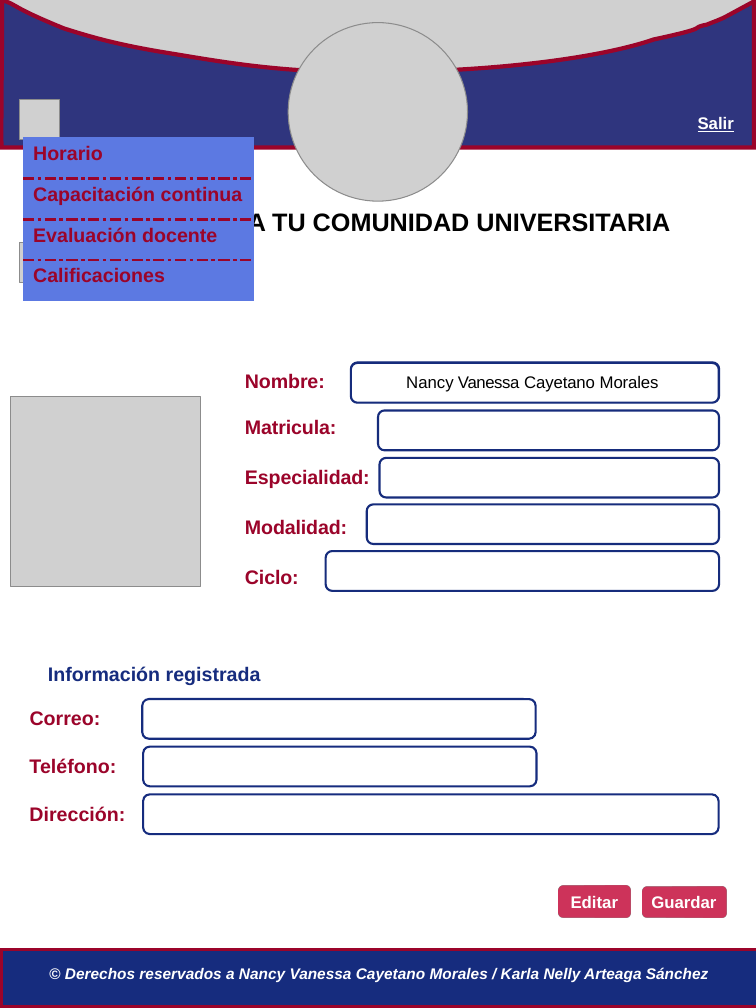
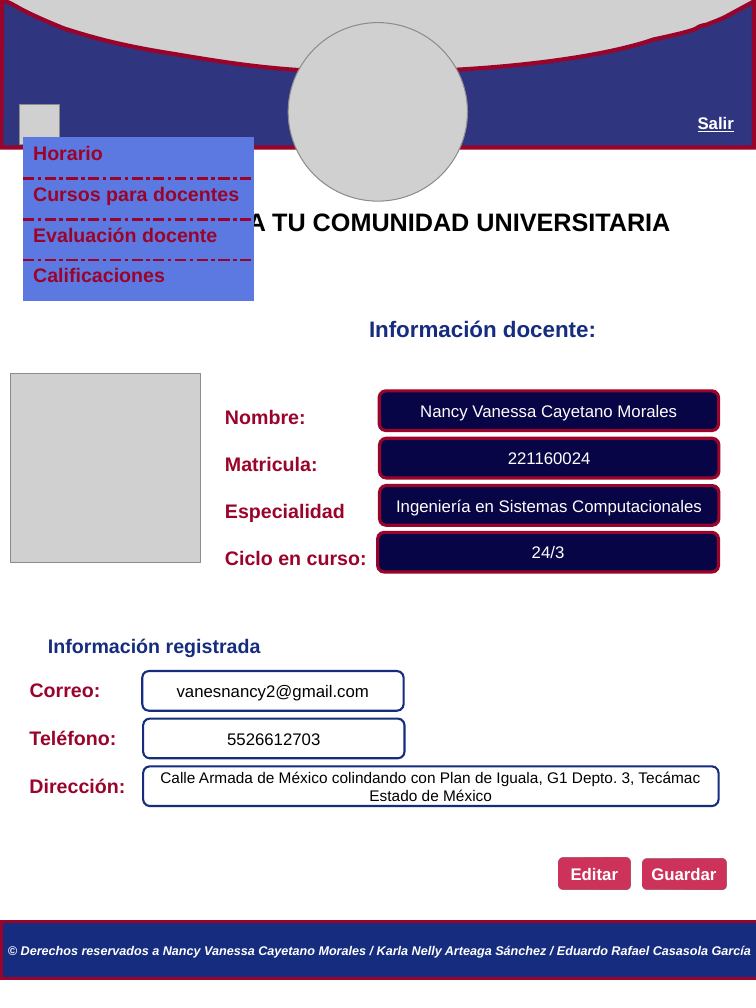
Before and after one commit to IngMiranda/TecnologiasWeb_9, a slide deck: slide 2 of Propuesta-páginas-docente.pptx. Drawn at 756x1008 pixels with LibreOffice and Linux fonts; fonts in the diff are those of the drawing; grey boxes stand for pictures. Boxes give left, top, right and bottom in pixels: in the first picture for what was removed or moved away, otherwise in the second. Text is boxed around its words. In the diff, an @@ line names an element or a change of style, - is before the commit and + after.

```diff
--- a/Propuesta-páginas-docente.pptx
+++ b/Propuesta-páginas-docente.pptx
@@ picture: place and size @@
-picture at (19,100,58,139)
+picture at (19,105,58,144)
@@ table at (23,137,254,300) @@
-row 2, column 1: Capacitación continua
+row 2, column 1: Cursos para docentes
@@ picture removed at (19,243,58,282) @@
@@ text added at (369,320,596,338), 16 pt, text #162C7E, bold @@
+Información docente:
@@ picture: place and size @@
-picture at (11,397,201,587)
+picture at (11,373,201,562)
@@ text "Nombre:": place and size @@
-text "Nombre:" at (245,419,370,585)
+text "Nombre:" at (225,409,367,566)
@@ text removed at (245,373,325,389) @@
-Nombre:
@@ freeform shape removed at (351,363,719,403) @@
@@ freeform shape removed at (351,363,719,403) @@
@@ freeform shape removed at (351,363,719,403) @@
@@ text at (225,409,306,425): paragraph added @@
+Nombre:
@@ freeform shape removed at (378,410,719,451) @@
@@ rounded rectangle "Nancy Vanessa Cayetano Morales": place and size @@
-rounded rectangle "Nancy Vanessa Cayetano Morales" at (406,376,659,392)
+rounded rectangle "Nancy Vanessa Cayetano Morales" at (379,391,719,430)
@@ rounded rectangle "Nancy Vanessa Cayetano Morales" at (379,391,719,430): text colour #000000 to #FFFFFF; letter spacing -0.3 to 0 pt in "Vanessa"; letter spacing -0.1 to 0 pt in "Cayetano Morales"; alignment left to centre; indent changed; less space between paragraphs; vertical alignment top to middle; fill none to #070546; outline none to #9B042A 2.25 pt @@
@@ rounded rectangle added at (380,438,720,478), fill #070546, outline #9B042A 2.25 pt, 12 pt, text #FFFFFF @@
+221160024
@@ text at (225,456,318,472): letter spacing -0.1 to 0 pt in "Matricula:"; indent changed; line spacing 1 to 2; less space between paragraphs @@
@@ freeform shape removed at (367,458,720,543) @@
@@ text at (225,503,367,566): text changed @@
-Especialidad: Modalidad: Ciclo:
+Especialidad
+Ciclo en curso:
@@ rounded rectangle added at (380,486,720,525), fill #070546, outline #9B042A 2.25 pt, 12 pt, text #FFFFFF @@
+Ingeniería en Sistemas Computacionales
@@ rounded rectangle added at (378,532,719,572), fill #070546, outline #9B042A 2.25 pt, 12 pt, text #FFFFFF @@
+24/3
@@ freeform shape removed at (326,551,719,592) @@
@@ rounded rectangle added at (142,671,403,711), fill #FFFFFF, outline #162C7E 1.5 pt, 12 pt, text #000000 @@
+vanesnancy2@gmail.com
@@ rounded rectangle removed at (142,700,535,739) @@
@@ rounded rectangle added at (143,719,404,758), fill #FFFFFF, outline #162C7E 1.5 pt, 12 pt, text #000000 @@
+5526612703
@@ rounded rectangle removed at (143,747,536,786) @@
@@ rounded rectangle added at (143,766,719,805), fill #FFFFFF, outline #162C7E 1.5 pt, 11 pt, text #000000 @@
+Calle Armada de México colindando con Plan de Iguala, G1 Depto. 3, Tecámac Estado de México
@@ rounded rectangle removed at (143,794,719,834) @@
@@ rounded rectangle "Guardar": place and size @@
-rounded rectangle "Guardar" at (639,886,729,917)
+rounded rectangle "Guardar" at (639,859,729,890)
@@ 4 texts, 1 rounded rectangle, 1 rectangle: place and size @@
-4 texts, 1 rounded rectangle, 1 rectangle at (1,666,756,1007)
+4 texts, 1 rounded rectangle, 1 rectangle at (1,638,756,979)
@@ text at (21,945,751,958): text changed; size 11 to 9 pt @@
-© Derechos reservados a Nancy Vanessa Cayetano Morales / Karla Nelly Arteaga Sánchez
+© Derechos reservados a Nancy Vanessa Cayetano Morales / Karla Nelly Arteaga Sánchez / Eduardo Rafael Casasola García
```
Also in this commit, not shown: 4 other slides changed, 6 slides added, 1 slide removed.
